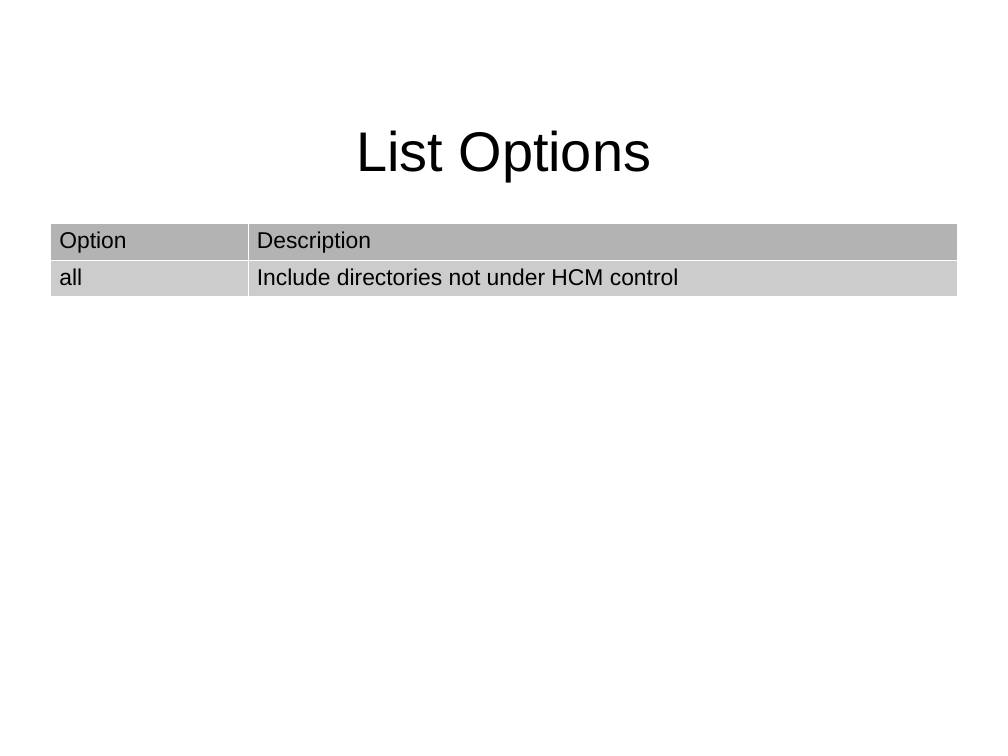
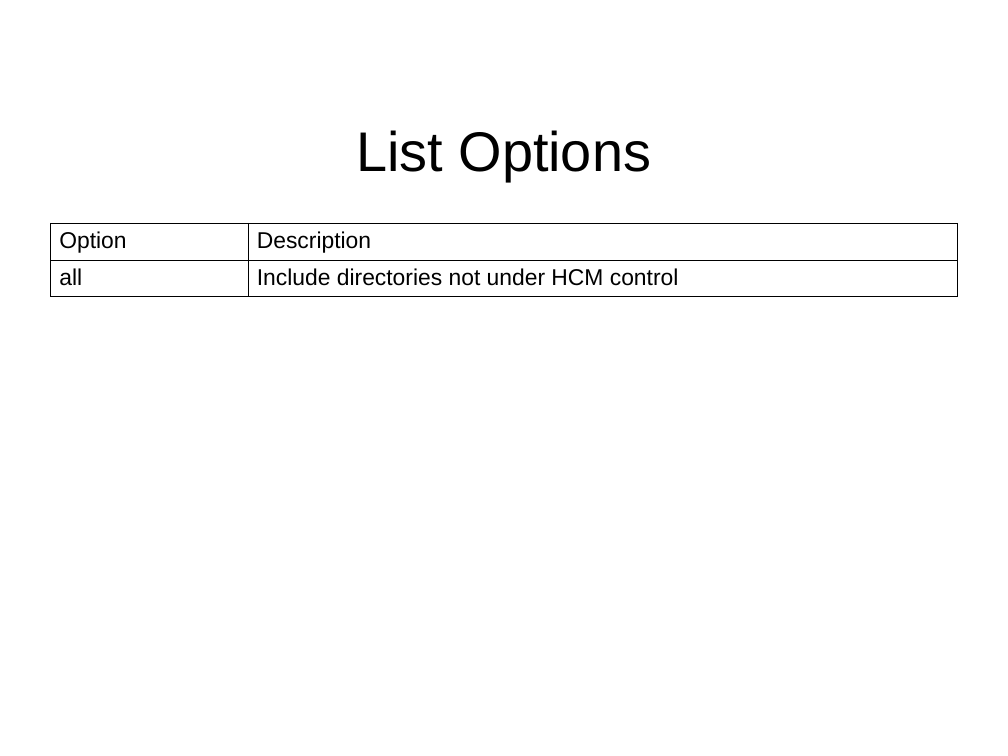
Before and after one commit to jeremiah-c-leary/hdl-component-manager, a slide deck: slide 13 of docs/presentations/hdl-component-manager.odp (slide 11 before the commit). Drawn at 1008x756 pixels with LibreOffice and Linux fonts; fonts in the diff are those of the drawing; background and template pictures are left out. Boxes give left, top, right and bottom in pixels: in the first picture for what was removed or moved away, otherwise in the second. Text is boxed around its words. In the diff, an @@ line names an element or a change of style, - is before the commit and + after.

```diff
--- a/docs/presentations/hdl-component-manager.odp
+++ b/docs/presentations/hdl-component-manager.odp
@@ table at (50,223,958,293) @@
@@ fill #B3B3B3 to none in row 1 @@
@@ fill #CCCCCC to none in row 2 @@
@@ borders changed @@
```
Also in this commit, not shown: 8 other slides changed, 3 slides added, 1 slide removed.
